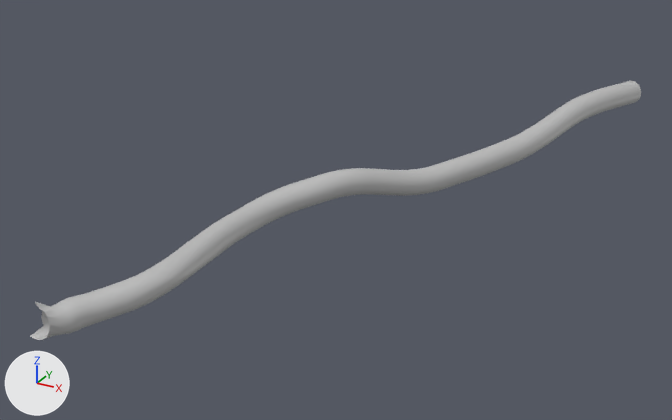
What one commit did to the FBX model Import/MainVeinOffShoot.fbx.
One viewpoint serves both versions: a 50 mm lens placed at (129.1, -25.1, 106.5), pointed at (35.6, 144.9, 21.5). Every picture has the same lights, and +X, +Y and +Z are marked at lower left. Where no turn or scale is listed for an object, it has been applied to the vertices.

The first picture shows 'mainOffShoot'.
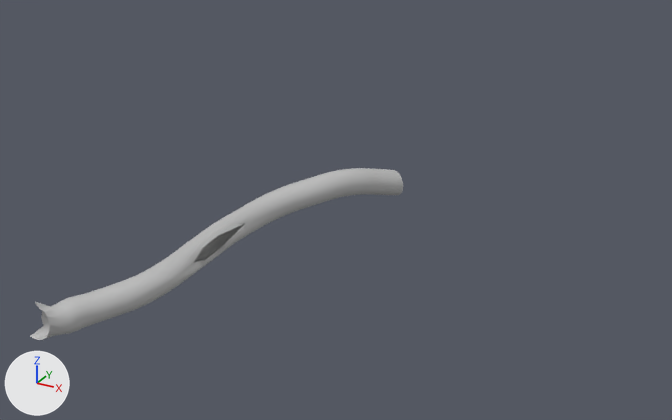
Pixel boxes [x1, y1, x2, y2] of what changed, in the pictures (672 x 420 px):
```json
{"object": "mainOffShoot", "change": "reshaped", "before": [30, 81, 641, 340], "after": [30, 168, 403, 340], "on screen": "39% narrower, 33% shorter"}
{"part": 1, "of": "me_mesh", "change": "deleted", "before": [395, 81, 641, 196]}
{"part": 2, "of": "me_mesh", "change": "cut back", "before": [187, 220, 253, 273], "after": [192, 220, 251, 267]}
```

Edits to the scene script, one JSON object a line:
```json
{"block": "me_mesh", "where": "# used by ob_mainoffshoot; location = (42.8, 153.7, 17.4)"}
{"op": "remove", "block": "me_mesh", "code": "me_mesh.from_pydata(...)  # 3031 vertices, 6001 faces; spans x -37.4..42.2, y -73.7..71.2, z -3.6..21.1"}
{"op": "add", "block": "me_mesh", "code": "me_mesh.from_pydata(...)  # 1538 vertices, 2999 faces; spans x -37.4..5.8, y -73.7..1.6, z -3.6..14.7"}
{"block": "me_mesh", "change": "me_mesh part 1: 1470 vertices removed from x 1.3..42.2, y 0.4..71.2, z 5.8..21.1"}
{"block": "me_mesh", "change": "me_mesh part 2: 36 vertices removed from x -18.0..-16.2, y -48.5..-31.3, z 4.6..8.0; 13 vertices added at x -18.0..-16.4, y -45.0..-31.6, z 5.0..7.8"}
```
